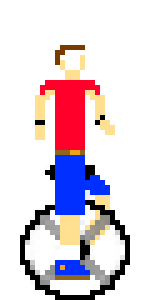
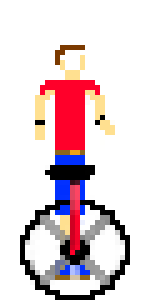
Layered file, before and after one edit (150x300). Changes by layer:
moved "Unicycle" above "Back Leg" over [55, 165, 110, 280]
removed layer "Back Leg" from group "Rider" over [80, 170, 110, 245]
